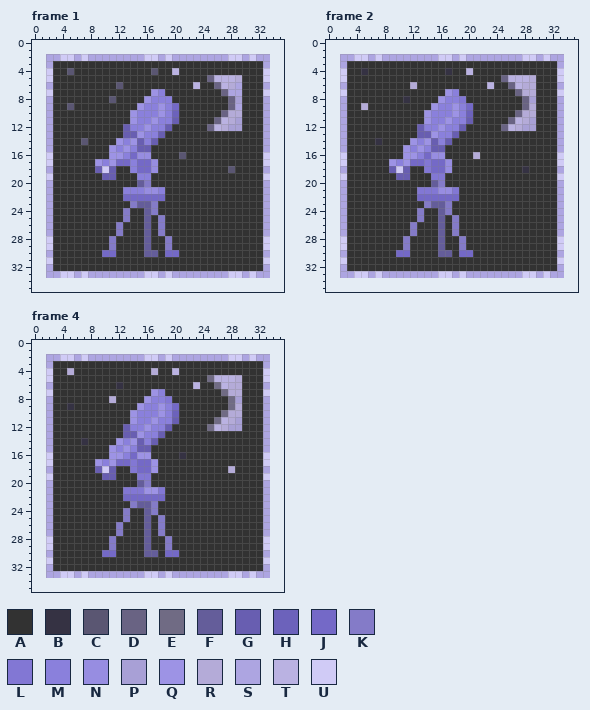
One commit to this animated GIF sprite: config/fancymenu/assets/singleplayerhover.gif. Above, as it was before the edit.
The file is 32x32 pixels, 4 frames. Colours within 5 levels of each other are drawn and written as one. Shown: frame 1, frame 2, frame 4. The old version is drawn lined up with the new one, on the new canvas. The commit also changed other frames, which this record leaves out.
Palette (. is transparent): A #323232  B #353243  C #5a5672  D #696383  E #706b84  F #645d9a  G #685eb1  H #6c62bb  J #7469c7  K #847bc8  L #8277d4  M #8a80dc  N #978de1  P #a8a0d6  Q #9d93e5  R #b4abd8  S #ada5e1  T #bab2e2  U #d0cbf6
The same view after the edit:
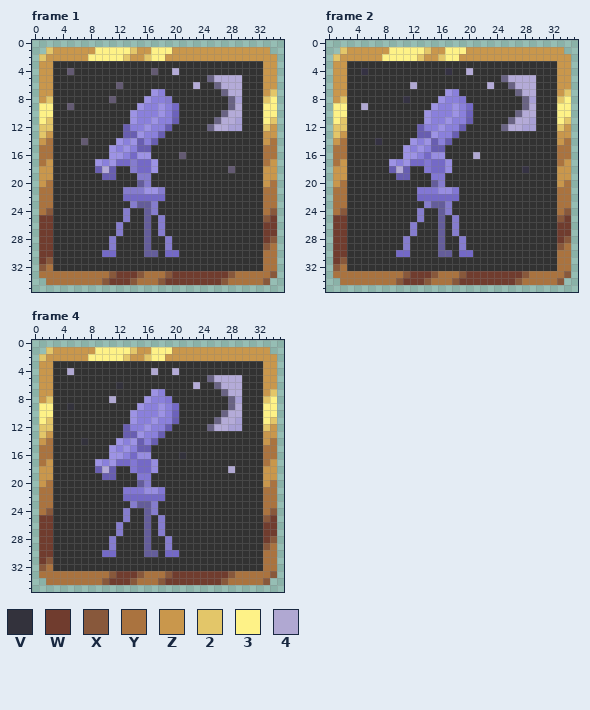
Colours new in this view: V #33323c  W #703c2e  X #88583b  Y #aa733f  Z #c9974c  2 #e3c669  3 #fef287  4 #b0a8d2
Difference:
canvas 32x32 -> 36x36, the old top-left corner now at 2,2
colour C: #5a5672 -> #635a72
colour K: #847bc8 -> #857cce
Changed rows in their new state; - is a pixel that keeps its letter.
Frame 1:
first column x 1:
 1 -2ZZZZZZ333332ZZ333ZZZZZZZZZZZZZZ-
 2 2ZZZZZZ333332ZZ233ZZZZZZZZZZZZZZZZ
 3 ZZ------------------------------ZZ
 4 ZZ-----------------R------------ZZ
 5 ZZ-----------------------RRR----ZZ
 6 ZZ--------------------R---R-R---ZZ
 7 ZZ-------------------------RR---Z2
 8 Z2----------------K-------------23
 9 33--------------------------R---33
10 33------------------------------33
11 32------------------------R-----32
12 22-----------------------R------2Z
13 2Z------------------------------ZZ
14 ZY------------------------------ZY
15 YY------------------------------YY
16 YY------------QQ----------------YY
17 YZ-----------K--Q---------------YZ
18 ZZ-------R---K--Q---------------ZZ
19 ZZ------------KK----------------ZZ
20 ZY------------------------------ZY
21 YY----------KKKQQK--------------YY
22 YY------------------------------YY
23 YY------------------------------YY
24 YX------------------------------YX
25 WW------------------------------XW
26 WW------------------------------WW
27 WW------------------------------WW
28 WW------------------------------WX
29 WW------------------------------XY
30 WW------------------------------YY
31 WX------------------------------YY
32 XY------------------------------YY
33 YYYYYYYYYYXWWWXYYYXWWWWWWWWXYYYYYX
34 -YYYYYYYYXWWWXYYYXWWWWWWWWXYYYYYX-
Frame 2:
first column x 1:
 1 -2ZZZZZZ333332ZZ333ZZZZZZZZZZZZZZ-
 2 2ZZZZZZ333332ZZ233ZZZZZZZZZZZZZZZZ
 3 ZZ------------------------------ZZ
 4 ZZ-----------------R------------ZZ
 5 ZZ-----------------------RRR----ZZ
 6 ZZ---------4----------R---R-----ZZ
 7 ZZ------------------------------Z2
 8 Z2------------------------------23
 9 33--4---------------------------33
10 33------------------------------33
11 32------------------------R-----32
12 22-----------------------R------2Z
13 2Z------------------------------ZZ
14 ZY------------------------------ZY
15 YY------------------------------YY
16 YY------------------4-----------YY
17 YZ------------------------------YZ
18 ZZ-------R----------------------ZZ
19 ZZ------------------------------ZZ
20 ZY------------------------------ZY
21 YY------------------------------YY
22 YY------------------------------YY
23 YY------------------------------YY
24 YX------------------------------YX
25 WW------------------------------XW
26 WW------------------------------WW
27 WW------------------------------WW
28 WW------------------------------WX
29 WW------------------------------XY
30 WW------------------------------YY
31 WX------------------------------YY
32 XY------------------------------YY
33 YYYYYYYYYYXWWWXYYYXWWWWWWWWXYYYYYX
34 -YYYYYYYYXWWWXYYYXWWWWWWWWXYYYYYX-
Frame 4:
first column x 1:
 1 -2ZZZZZZ333332ZZ333ZZZZZZZZZZZZZZ-
 2 2ZZZZZZ333332ZZ233ZZZZZZZZZZZZZZZZ
 3 ZZ------------------------------ZZ
 4 ZZ--4-----------4--R------------ZZ
 5 ZZ----------------------DRRR----ZZ
 6 ZZ---------V----------R--DR-----ZZ
 7 ZZ------------------------D-----Z2
 8 Z2--------4----------------D----23
 9 33--V----------------------D----33
10 33------------------------D-----33
11 32-----------------------DR-----32
12 22----------------------DR------2Z
13 2Z------------------------------ZZ
14 ZY----V-------------------------ZY
15 YY------------------------------YY
16 YY------------NN----V-----------YY
17 YZ--------------N---------------YZ
18 ZZ-------R------N----------4----ZZ
19 ZZ------------------------------ZZ
20 ZY------------------------------ZY
21 YY-------------NN---------------YY
22 YY------------------------------YY
23 YY------------------------------YY
24 YX------------------------------YX
25 WW------------------------------XW
26 WW------------------------------WW
27 WW------------------------------WW
28 WW------------------------------WX
29 WW------------------------------XY
30 WW------------------------------YY
31 WX------------------------------YY
32 XY------------------------------YY
33 YYYYYYYYYYXWWWXYYYXWWWWWWWWXYYYYYX
34 -YYYYYYYYXWWWXYYYXWWWWWWWWXYYYYYX-
Where, in picture pixels (left, top, right, bottom), the same in both pictures:
changed: (39, 47, 277, 285)
changed: (333, 47, 571, 285)
changed: (39, 347, 277, 585)
